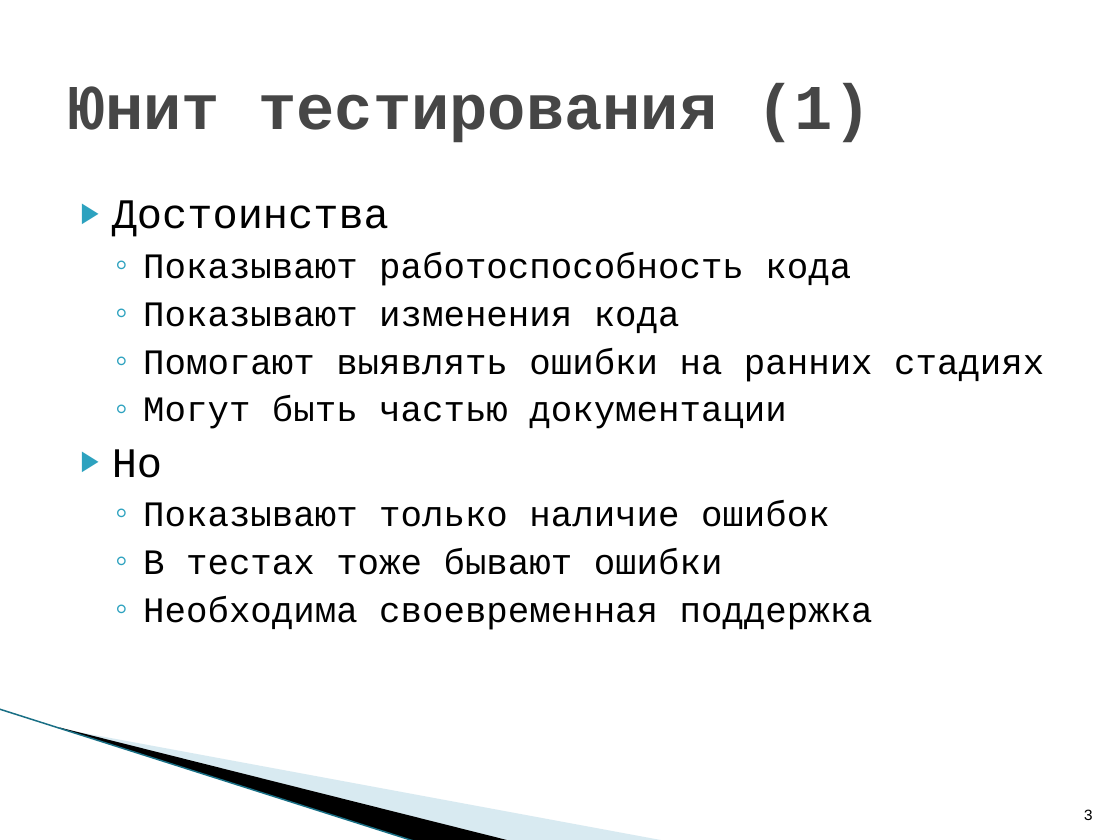
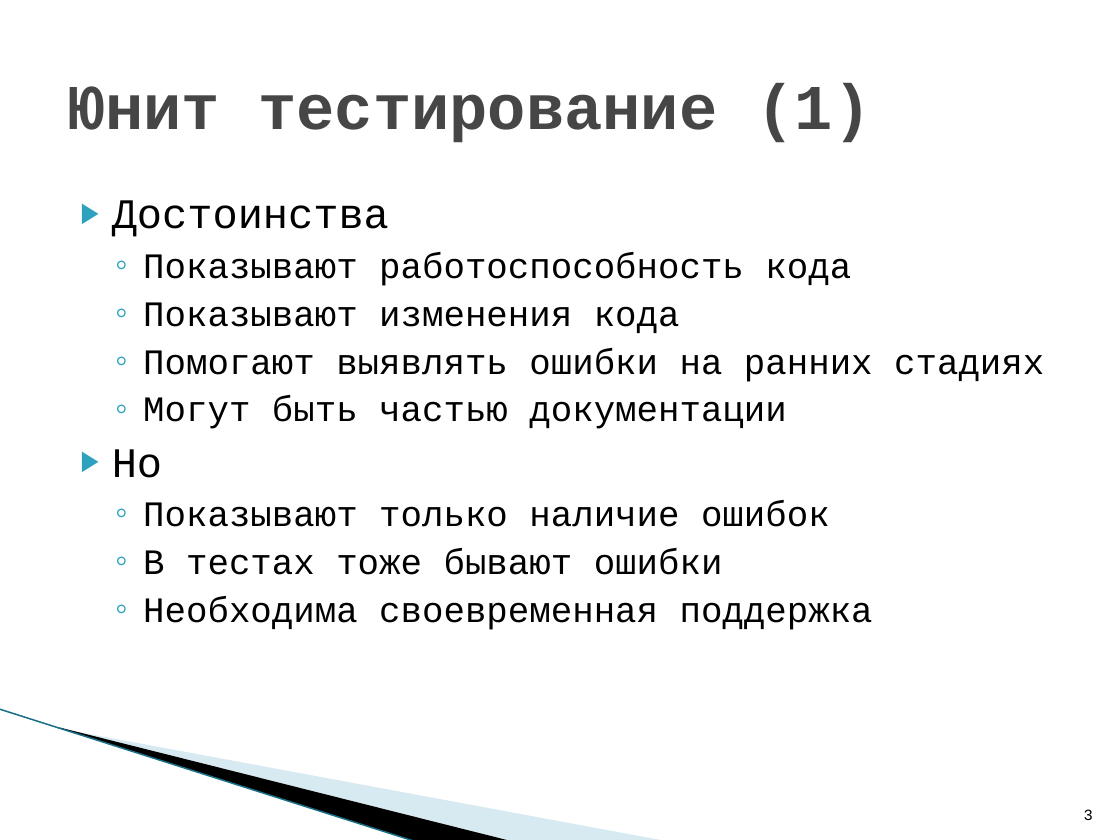
Before and after one commit to lubushyn/mddayua2012, a slide deck: slide 3 of Presentation/WP7_UnitTesting_Tips_And_Tricks.pptx. Drawn at 1120x840 pixels with LibreOffice and Linux fonts; fonts in the diff are those of the drawing; background and template pictures are left out. Boxes give left, top, right and bottom in pixels: in the first picture for what was removed or moved away, otherwise in the second. Text is boxed around its words. In the diff, an @@ line names an element or a change of style, - is before the commit and + after.

Commit message:
fix presentation

```diff
--- a/Presentation/WP7_UnitTesting_Tips_And_Tricks.pptx
+++ b/Presentation/WP7_UnitTesting_Tips_And_Tricks.pptx
@@ title at (67,83,872,143): text changed @@
-Юнит тестирования (1)
+Юнит тестирование (1)
```
Also in this commit, not shown: 3 other slides changed.
